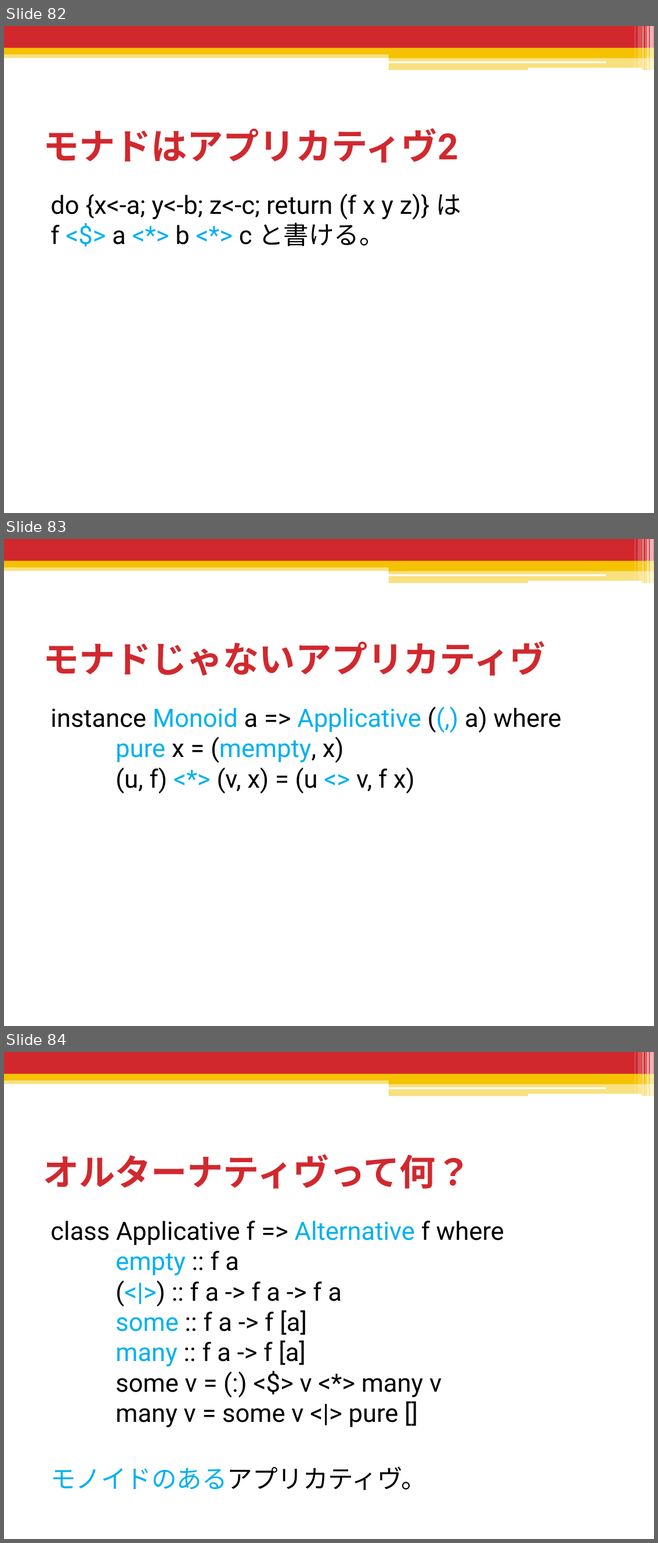
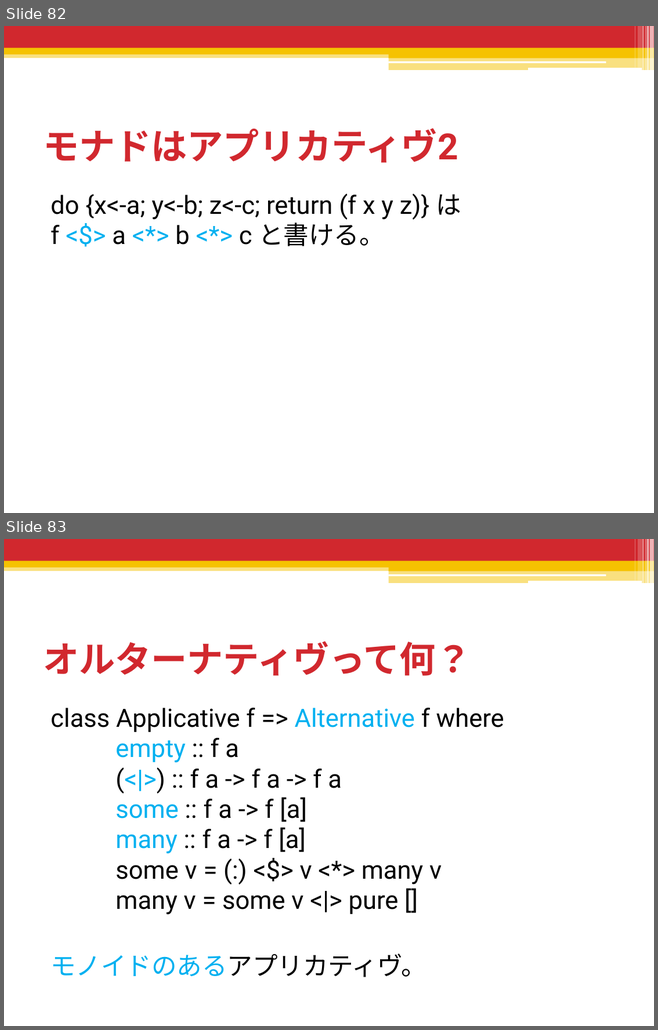
Before and after one commit to shiatsumat/HaskellLecture, a slide deck: 2_monad/slides/2_monad.pptx. Shown one above the other, each under a label of ours: slides 82, 83 and 84 before the commit, slides 82 and 83 after it. The pictures are 658x1543 and 658x1030 pixels, drawn with LibreOffice and Linux fonts; fonts in the diff are those of the drawing. Boxes give left, top, right and bottom in pixels: in the first picture for what was removed or moved away, otherwise in the second. Text is boxed around its words. In the diff, an @@ line names an element or a change of style, - is before the commit and + after.

```diff
--- a/2_monad/slides/2_monad.pptx
+++ b/2_monad/slides/2_monad.pptx
@@ slide 83 removed at (4, 539, 654, 1026), background #FFFFFF; not listed: 13 template elements that a slide beside it also shows @@
@@ title removed at (43, 641, 546, 676) @@
-モナドじゃないアプリカティヴ
@@ text removed at (50, 707, 561, 794) @@
-instance Monoid a => Applicative ((,) a) where
-pure x = (mempty, x)
-(u, f) <*> (v, x) = (u <> v, f x)
@@ what was slide 84 is now slide 83 @@
```
Also in this commit, not shown: 2 slides changed, 2 other files.
